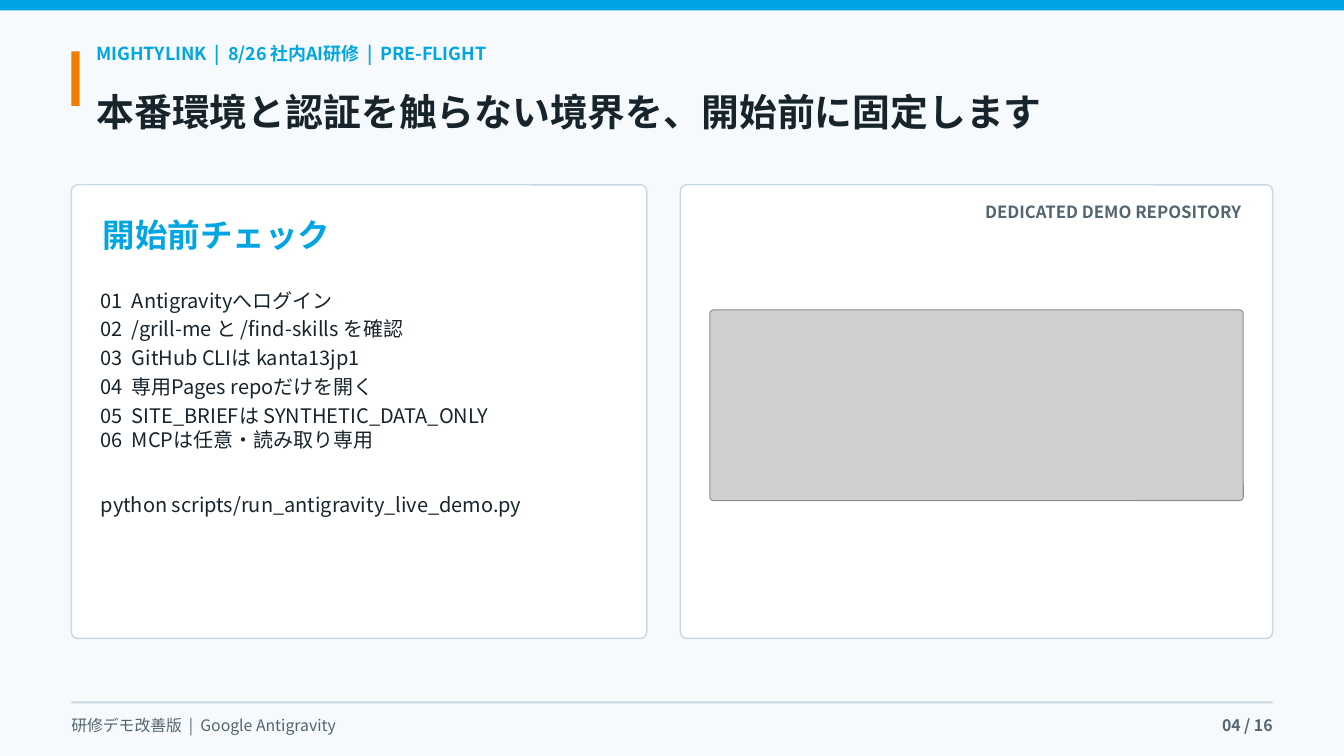
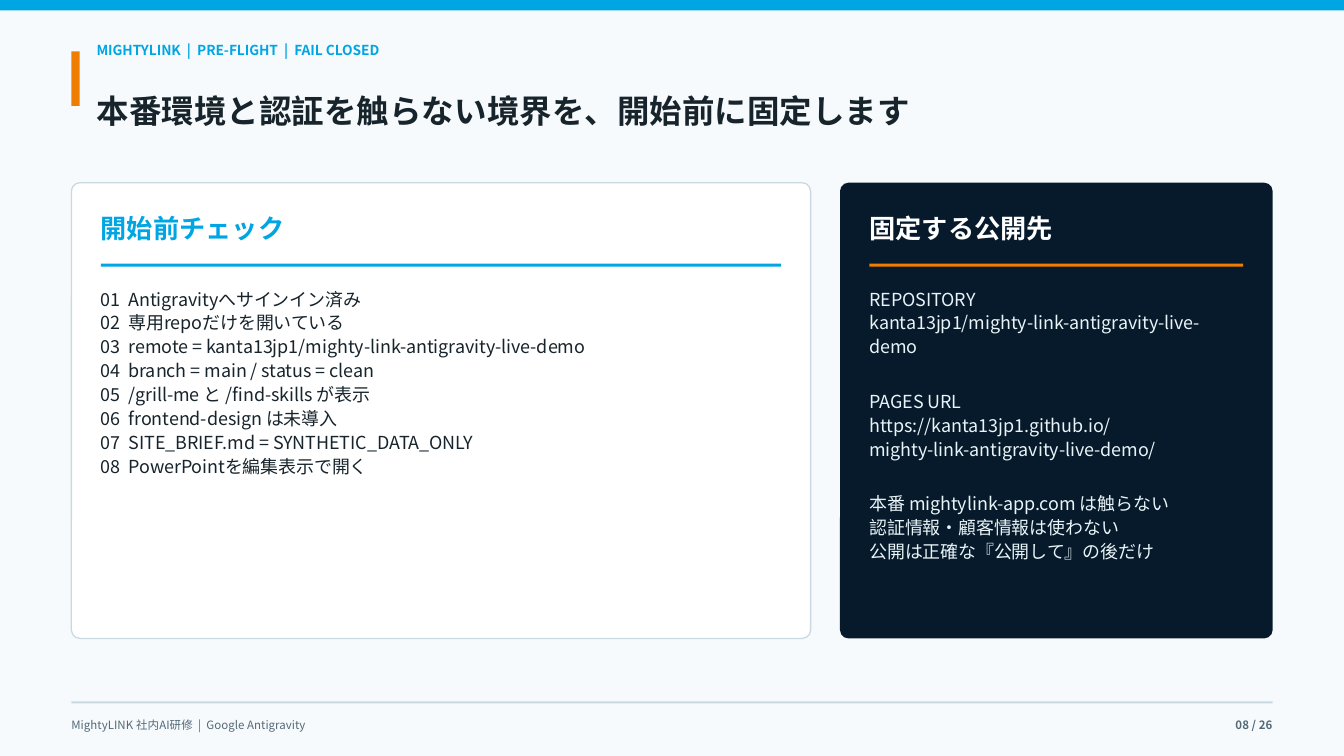
Before and after one commit to kanta13jp1/mighty-link-ai-connect, a slide deck: slide 8 of exports/mighty_skill_bridge_antigravity_user_guide_2026.pptx (slide 4 before the commit). Drawn at 1344x756 pixels with LibreOffice and Linux fonts; fonts in the diff are those of the drawing; grey boxes stand for pictures; background and template pictures are left out. Boxes give left, top, right and bottom in pixels: in the first picture for what was removed or moved away, otherwise in the second. Text is boxed around its words. In the diff, an @@ line names an element or a change of style, - is before the commit and + after.

Commit message:
feat: rebuild Antigravity agent workflow demo

```diff
--- a/exports/mighty_skill_bridge_antigravity_user_guide_2026.pptx
+++ b/exports/mighty_skill_bridge_antigravity_user_guide_2026.pptx
@@ text at (x1=97, y1=44, x2=379, y2=55): text changed; size 12.8 to 9.8 pt @@
-MIGHTYLINK | 8/26 社内AI研修 | PRE-FLIGHT
+MIGHTYLINK | PRE-FLIGHT | FAIL CLOSED
@@ text "本番環境と認証を触らない境界を、開始前に固定します" at (x1=97, y1=95, x2=910, y2=126): size 27 to 23.2 pt @@
@@ rounded rectangle resized from (x1=72, y1=185, x2=647, y2=638) to (x1=72, y1=182, x2=811, y2=638) @@
@@ rounded rectangle at (x1=72, y1=182, x2=811, y2=638): outline #C9D8E1 1.05 pt to #C9D8E1 0.9 pt; proportions changed @@
@@ rounded rectangle removed at (x1=681, y1=185, x2=1273, y2=638) @@
-DEDICATED DEMO REPOSITORY
@@ rounded rectangle added at (x1=840, y1=182, x2=1272, y2=638), fill #071A2B @@
@@ text added at (x1=101, y1=215, x2=284, y2=241), 18.8 pt, text #00A5E3, bold @@
+開始前チェック
@@ text in rounded rectangle at (x1=103, y1=219, x2=331, y2=250): text removed @@
-開始前チェック
@@ text added at (x1=869, y1=215, x2=1052, y2=241), 18.8 pt, text #FFFFFF, bold @@
+固定する公開先
@@ rectangle added at (x1=101, y1=263, x2=781, y2=266), fill #00A5E3 @@
@@ rectangle added at (x1=869, y1=263, x2=1243, y2=266), fill #EF7E00 @@
@@ text removed at (x1=101, y1=291, x2=522, y2=517) @@
-01 Antigravityへログイン
-02 /grill-me と /find-skills を確認
-03 GitHub CLIは kanta13jp1
-04 専用Pages repoだけを開く
-05 SITE_BRIEFは SYNTHETIC_DATA_ONLY
-06 MCPは任意・読み取り専用
-python scripts/run_antigravity_live_demo.py
@@ text added at (x1=101, y1=291, x2=585, y2=475), 12.8 pt, text #17242B @@
+01 Antigravityへサインイン済み
+02 専用repoだけを開いている
+03 remote = kanta13jp1/mighty-link-antigravity-live-demo
+04 branch = main / status = clean
+05 /grill-me と /find-skills が表示
+06 frontend-design は未導入
+07 SITE_BRIEF.md = SYNTHETIC_DATA_ONLY
+08 PowerPointを編集表示で開く
@@ text added at (x1=869, y1=292, x2=1200, y2=560), 12.8 pt, text #E8F4F7 @@
+REPOSITORY
+kanta13jp1/mighty-link-antigravity-live-demo
+PAGES URL
+https://kanta13jp1.github.io/
+mighty-link-antigravity-live-demo/
+本番 mightylink-app.com は触らない
+認証情報・顧客情報は使わない
+公開は正確な『公開して』の後だけ
@@ picture removed at (x1=710, y1=311, x2=1243, y2=501) @@
@@ text at (x1=71, y1=719, x2=305, y2=732): text changed; size 11.2 to 8.2 pt; text colour #526571 to #536978 @@
-研修デモ改善版 | Google Antigravity
+MightyLINK 社内AI研修 | Google Antigravity
@@ text at (x1=1235, y1=720, x2=1273, y2=729): text changed; size 11.2 to 8.2 pt; text colour #526571 to #536978 @@
-04 / 16
+08 / 26
```
Also in this commit, not shown: 6 other slides changed, 19 slides added, 9 slides removed, 25 other files.
